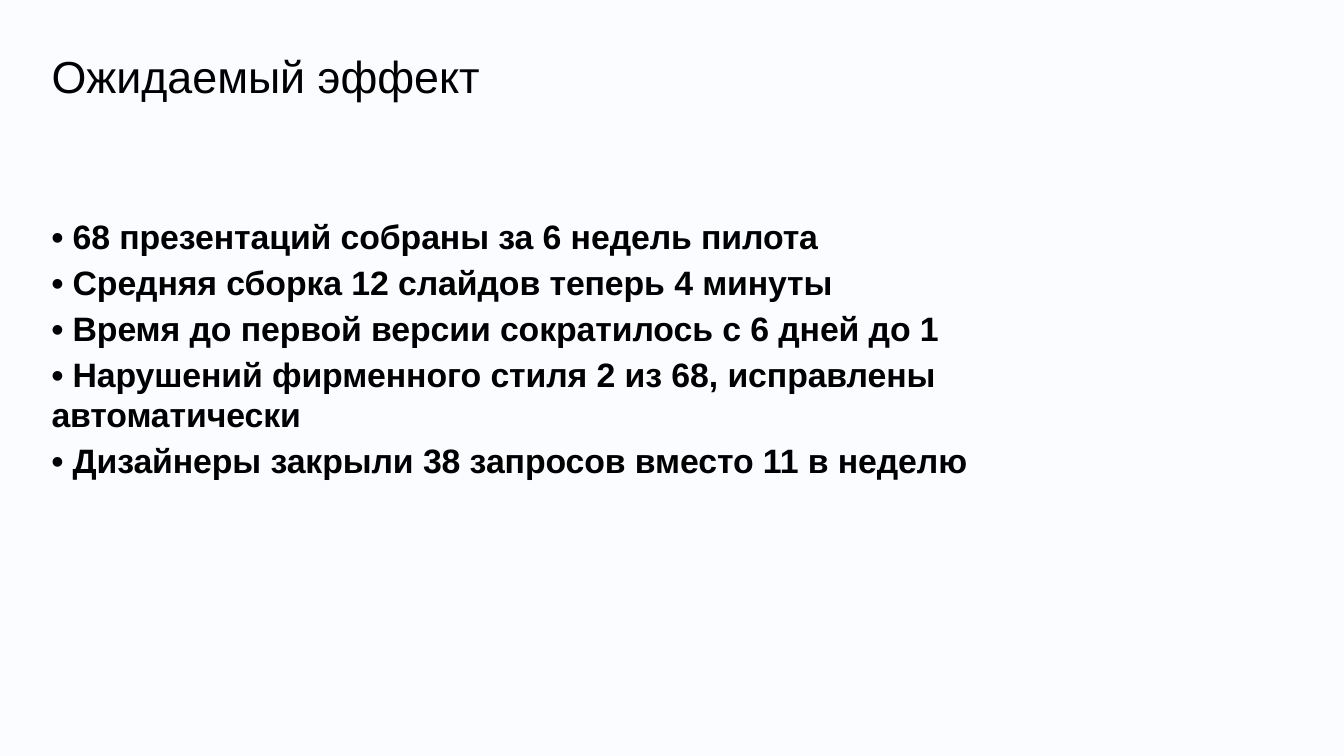
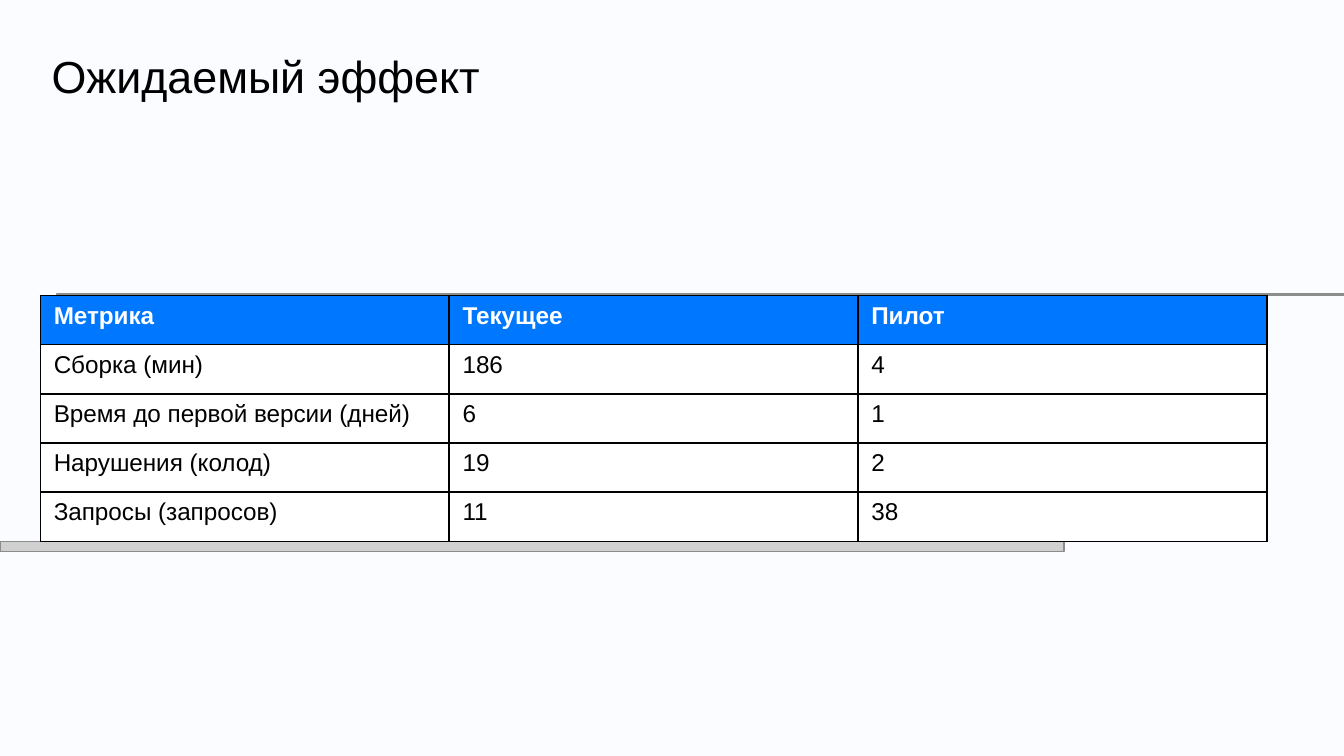
Before and after one commit to DiFoxenGit/-VKTechHackathon, a slide deck: slide 4 of samples/VK_Tech_шаблон__classic.pptx. Drawn at 1344x756 pixels with LibreOffice and Linux fonts; fonts in the diff are those of the drawing; grey boxes stand for pictures; background and template pictures are left out. Boxes give left, top, right and bottom in pixels: in the first picture for what was removed or moved away, otherwise in the second. Text is boxed around its words. In the diff, an @@ line names an element or a change of style, - is before the commit and + after.

```diff
--- a/samples/VK_Tech_шаблон__classic.pptx
+++ b/samples/VK_Tech_шаблон__classic.pptx
@@ text removed at bbox=[52, 224, 967, 480] @@
-• 68 презентаций собраны за 6 недель пилота
-• Средняя сборка 12 слайдов теперь 4 минуты
-• Время до первой версии сократилось с 6 дней до 1
-• Нарушений фирменного стиля 2 из 68, исправлены автоматически
-• Дизайнеры закрыли 38 запросов вместо 11 в неделю
@@ table added at bbox=[40, 296, 1266, 542], 5 rows, 3 columns @@
+Метрика | Текущее | Пилот
+Сборка (мин) | 186 | 4
+Время до первой версии (дней) | 6 | 1
+Нарушения (колод) | 19 | 2
+Запросы (запросов) | 11 | 38
@@ picture added at bbox=[56, 294, 1344, 296] @@
@@ picture added at bbox=[0, 542, 1064, 552] @@
```
Also in this commit, not shown: 3 other slides changed, 5 slides added, 5 slides removed, 27 other files.
